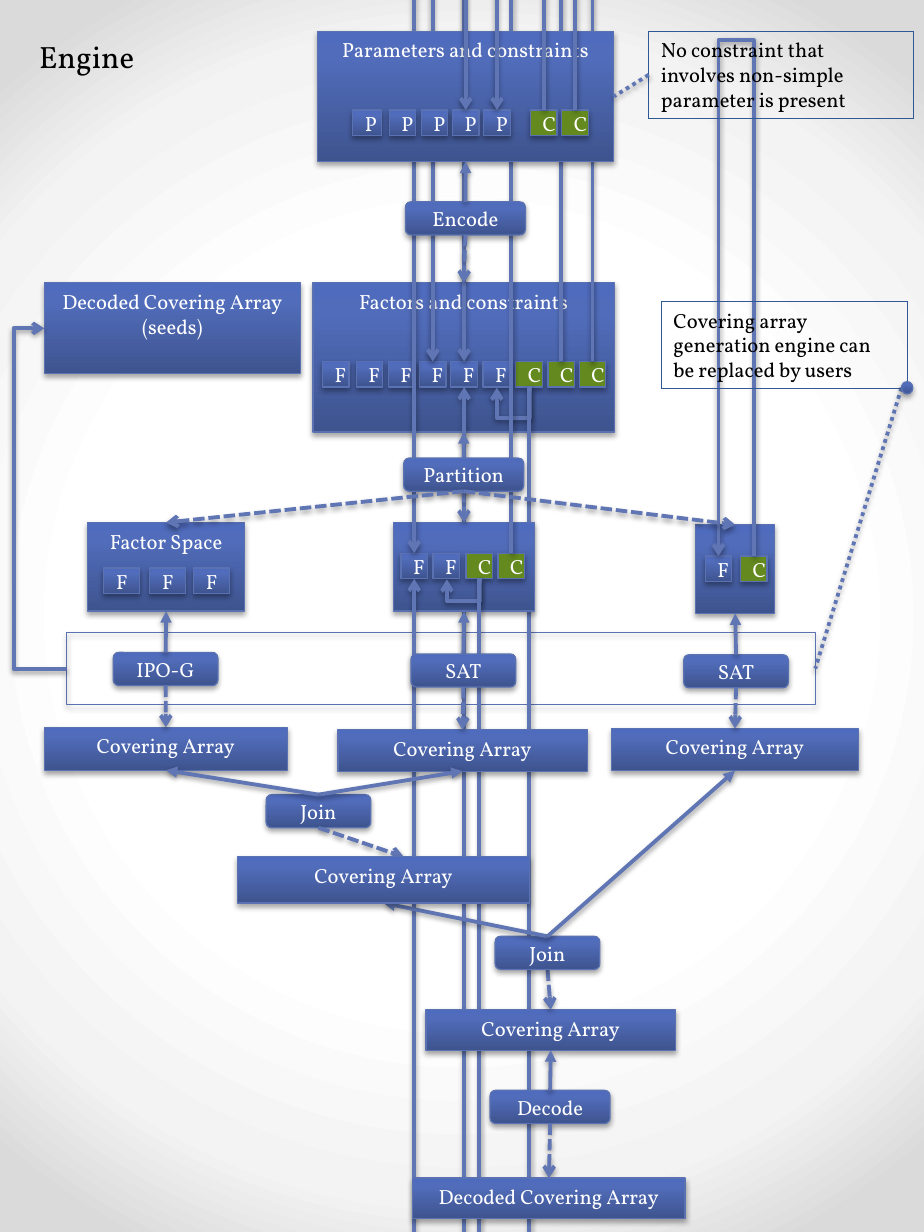
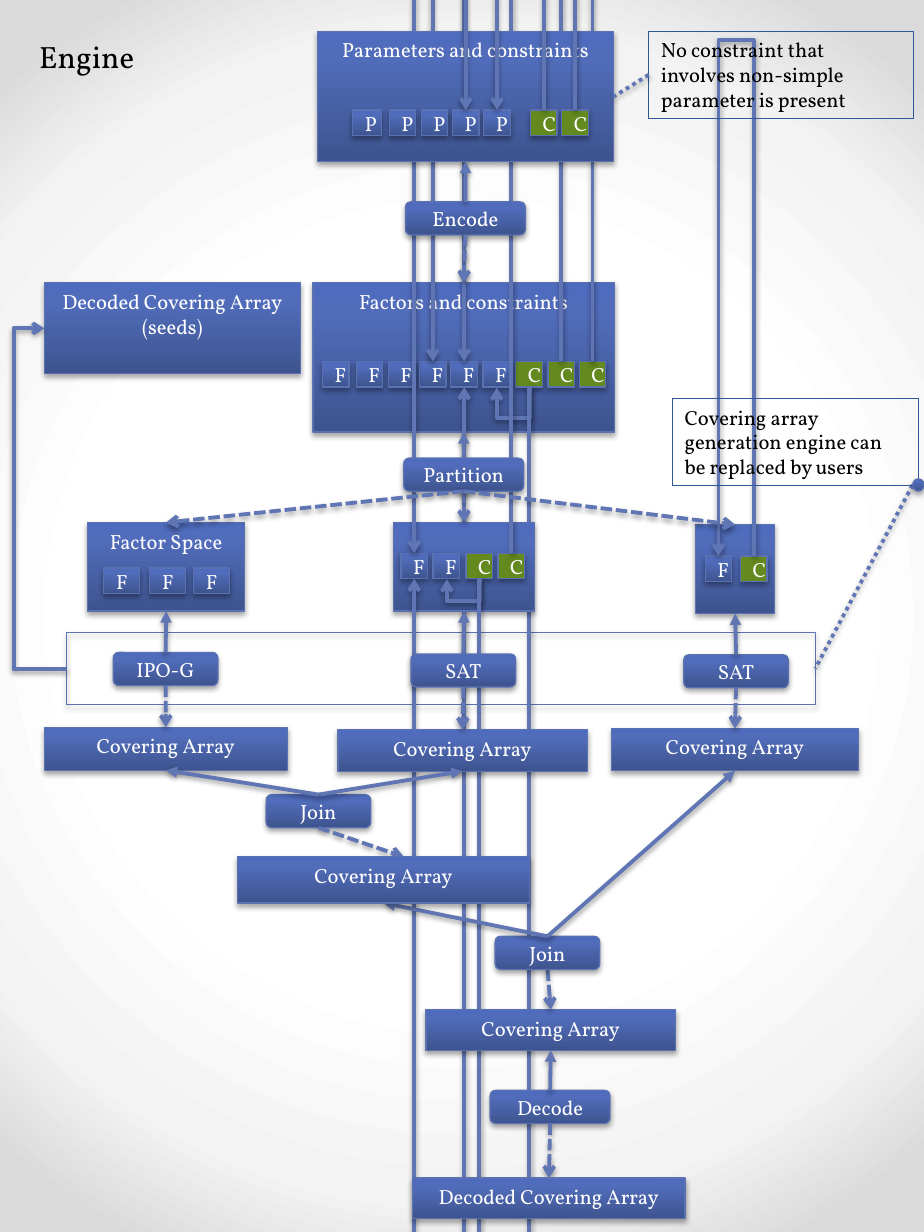
Before and after one commit to dakusui/jcunit, a slide deck: slide 2 of src/site/docs/ThePipeline.pptx. Drawn at 924x1232 pixels with LibreOffice and Linux fonts; fonts in the diff are those of the drawing. Boxes give left, top, right and bottom in pixels: in the first picture for what was removed or moved away, otherwise in the second. Text is boxed around its words. In the diff, an @@ line names an element or a change of style, - is before the commit and + after.

```diff
--- a/src/site/docs/ThePipeline.pptx
+++ b/src/site/docs/ThePipeline.pptx
@@ rectangle "Covering array generation engine can ...": place and size @@
-rectangle "Covering array generation engine can ..." at (662,302,907,389)
+rectangle "Covering array generation engine can ..." at (673,399,918,487)
@@ ellipse: place and size @@
-ellipse at (902,382,913,394)
+ellipse at (913,479,924,492)
@@ line moved from (902, 388) - (816, 669) to (913, 485) - (816, 669) @@
```
Also in this commit, not shown: 12 other files.
